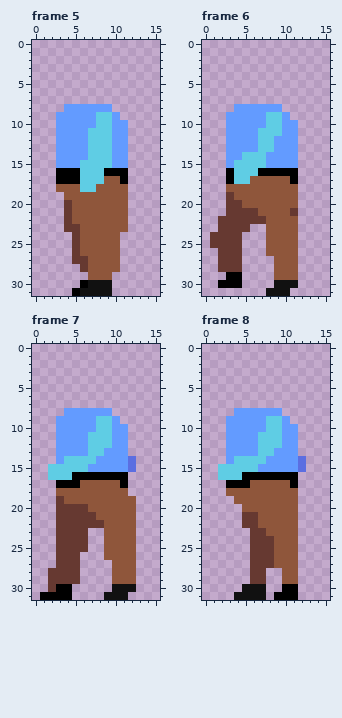
A pixel-art file gets an edit: assets/1.aseprite. This is how it looked before the edit.
16x32 pixels, 16 frames. Shown: frame 5, frame 6, frame 7, frame 8. The commit also changed other frames, which this record leaves out.
New version:
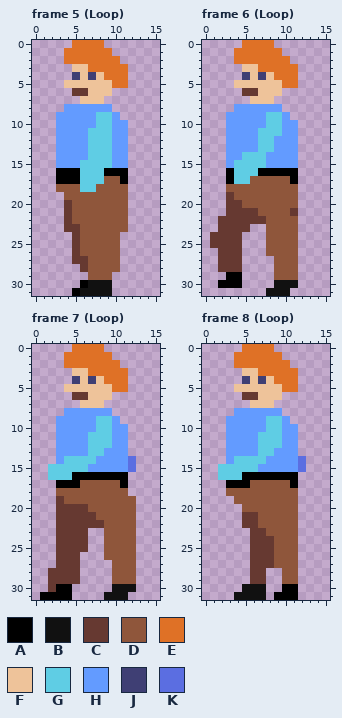
Palette (. is transparent): A #000000  B #111111  C #663931  D #8f563b  E #df7126  F #eec39a  G #5fcde4  H #639bff  J #3f3f74  K #5b6ee1
The exact change:
layer "head" added
layer "hair" added
Changed rows in their new state; - is an unchanged pixel.
Frame 5 (Loop), layers "hair", "head":
first column x 4:
 0 -EEEE---
 1 EEEEEE--
 2 EEEEEEE-
 3 -FFEEEEE
 4 -JFJFEEE
 5 FFFFFFEE
 6 -CCFFF--
 7 --FFF---
Frame 6 (Loop), layers "hair", "head": the same change as frame 5 (Loop)
Frame 7 (Loop), layers "hair", "head": the same change as frame 5 (Loop)
Frame 8 (Loop), layers "hair", "head": the same change as frame 5 (Loop)
Where, in picture pixels (left, top, right, bottom), the same in both pictures:
added: (64, 40, 128, 104)
added: (234, 40, 298, 104)
added: (64, 344, 128, 408)
added: (234, 344, 298, 408)
